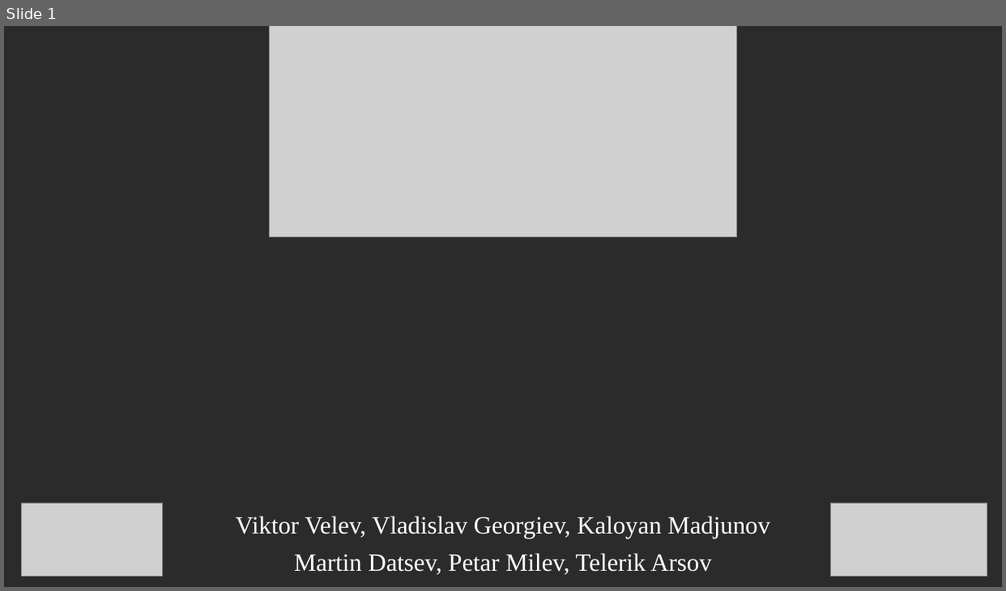
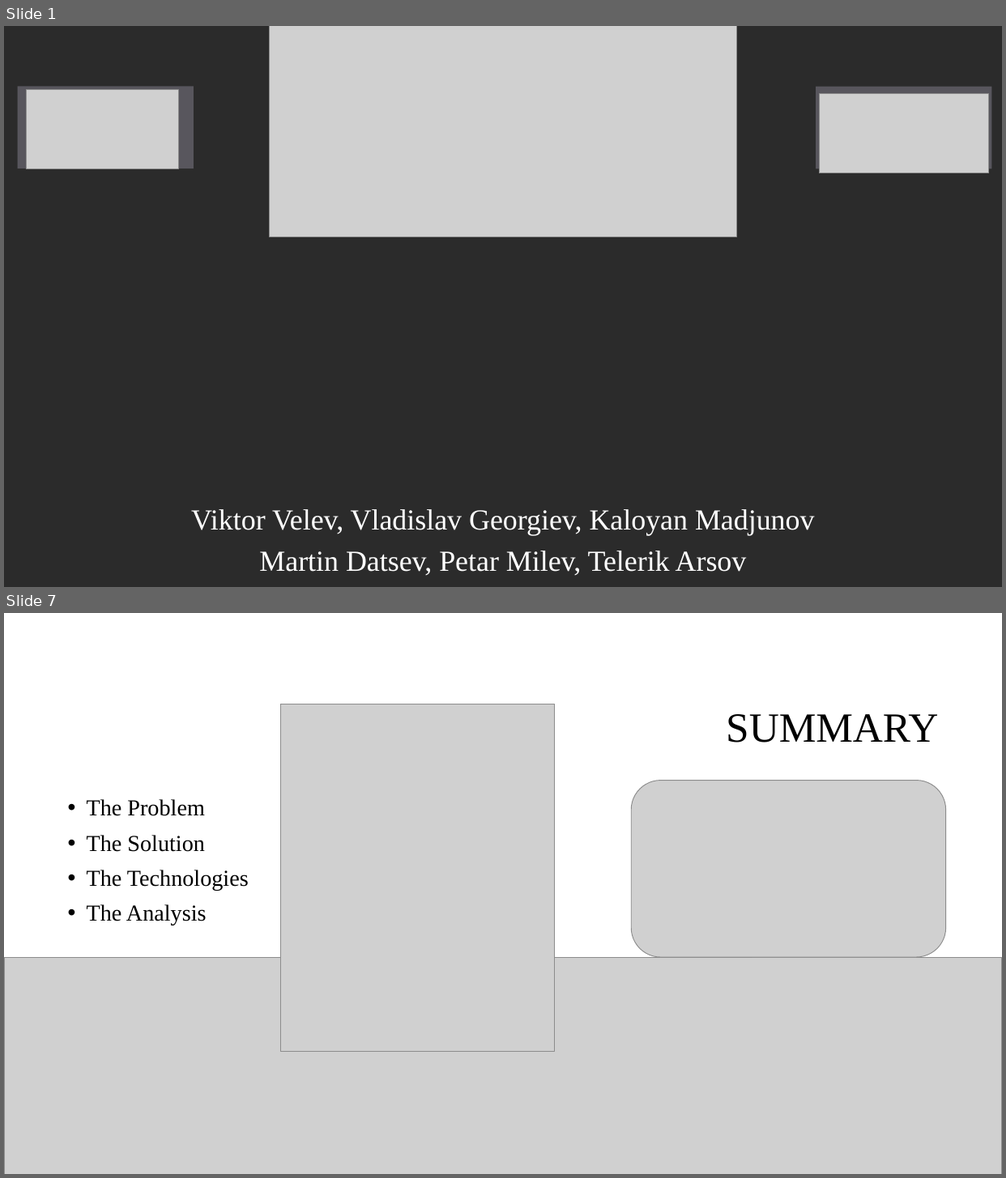
Before and after one commit to vision-sofia/Peper-Analysis, a slide deck: presentation/Peper Analysis.pptx. Shown one above the other, each under a label of ours: slide 1 before the commit, slides 1 and 7 after it; the slides between them are not shown. The pictures are 1006x591 and 1006x1178 pixels, drawn with LibreOffice and Linux fonts; fonts in the diff are those of the drawing; grey boxes stand for pictures; background and template pictures are left out; a plain dark background stands for a picture behind light text. Boxes give left, top, right and bottom in pixels: in the first picture for what was removed or moved away, otherwise in the second. Text is boxed around its words. In the diff, an @@ line names an element or a change of style, - is before the commit and + after.

```diff
--- a/presentation/Peper Analysis.pptx
+++ b/presentation/Peper Analysis.pptx
@@ slide 7 added at bbox=[4, 613, 1002, 1174], background #FFFFFF @@
@@ picture added at bbox=[281, 705, 555, 1052] @@
@@ title added at bbox=[726, 714, 938, 743], 40 pt, text #000000 @@
+SUMMARY
@@ picture added at bbox=[632, 781, 946, 957] @@
@@ text added at bbox=[87, 799, 249, 926], 22 pt, text #000000 @@
+• The Problem
+• The Solution
+• The Technologies
+• The Analysis
@@ picture added at bbox=[4, 957, 1002, 1174] @@
@@ slide 1 changed as well @@
@@ rectangle added at bbox=[18, 86, 194, 169], fill #B8B3C9 at 32% opacity @@
@@ picture: place and size @@
-picture at bbox=[21, 503, 162, 576]
+picture at bbox=[26, 90, 177, 169]
@@ rectangle added at bbox=[816, 87, 992, 169], fill #B8B3C9 at 32% opacity @@
@@ picture: place and size @@
-picture at bbox=[830, 503, 987, 576]
+picture at bbox=[819, 94, 988, 173]
@@ subtitle "Viktor Velev, Vladislav Georgiev, Kaloyan ...": place and size @@
-subtitle "Viktor Velev, Vladislav Georgiev, Kaloyan ..." at bbox=[236, 516, 770, 575]
+subtitle "Viktor Velev, Vladislav Georgiev, Kaloyan ..." at bbox=[191, 510, 815, 576]
@@ subtitle "Viktor Velev, Vladislav Georgiev, Kaloyan ..." at bbox=[191, 510, 815, 576]: size 24 to 28 pt @@
```
Also in this commit, not shown: 5 other slides added, 6 slides removed, 8 other files.
